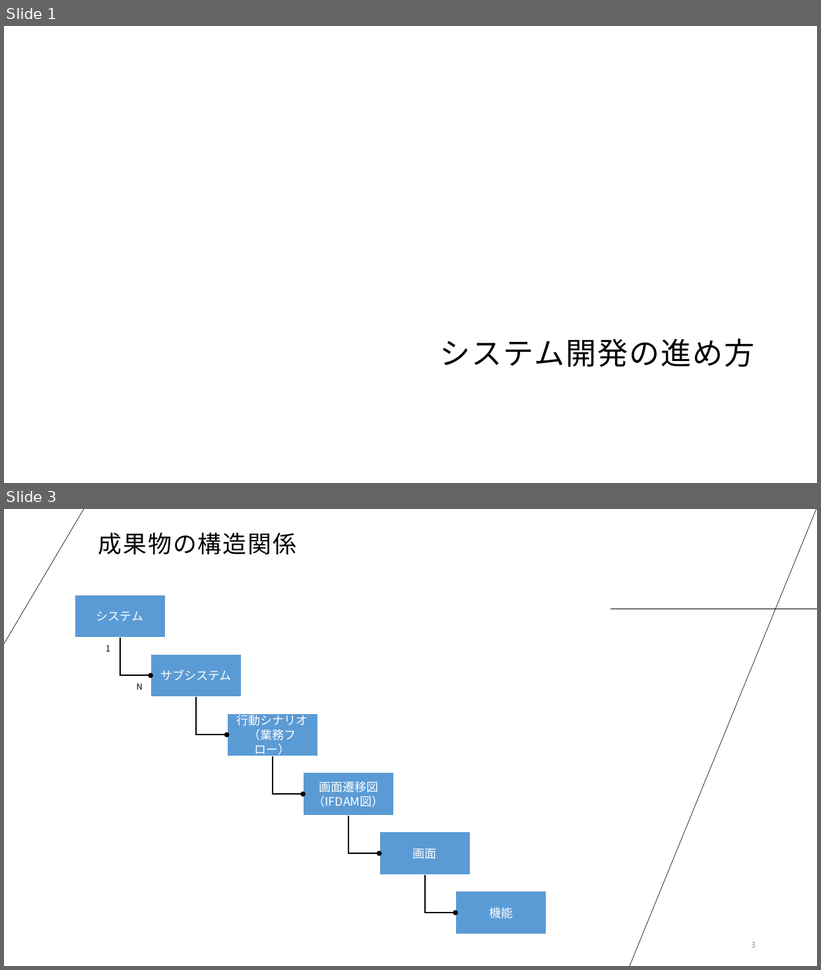
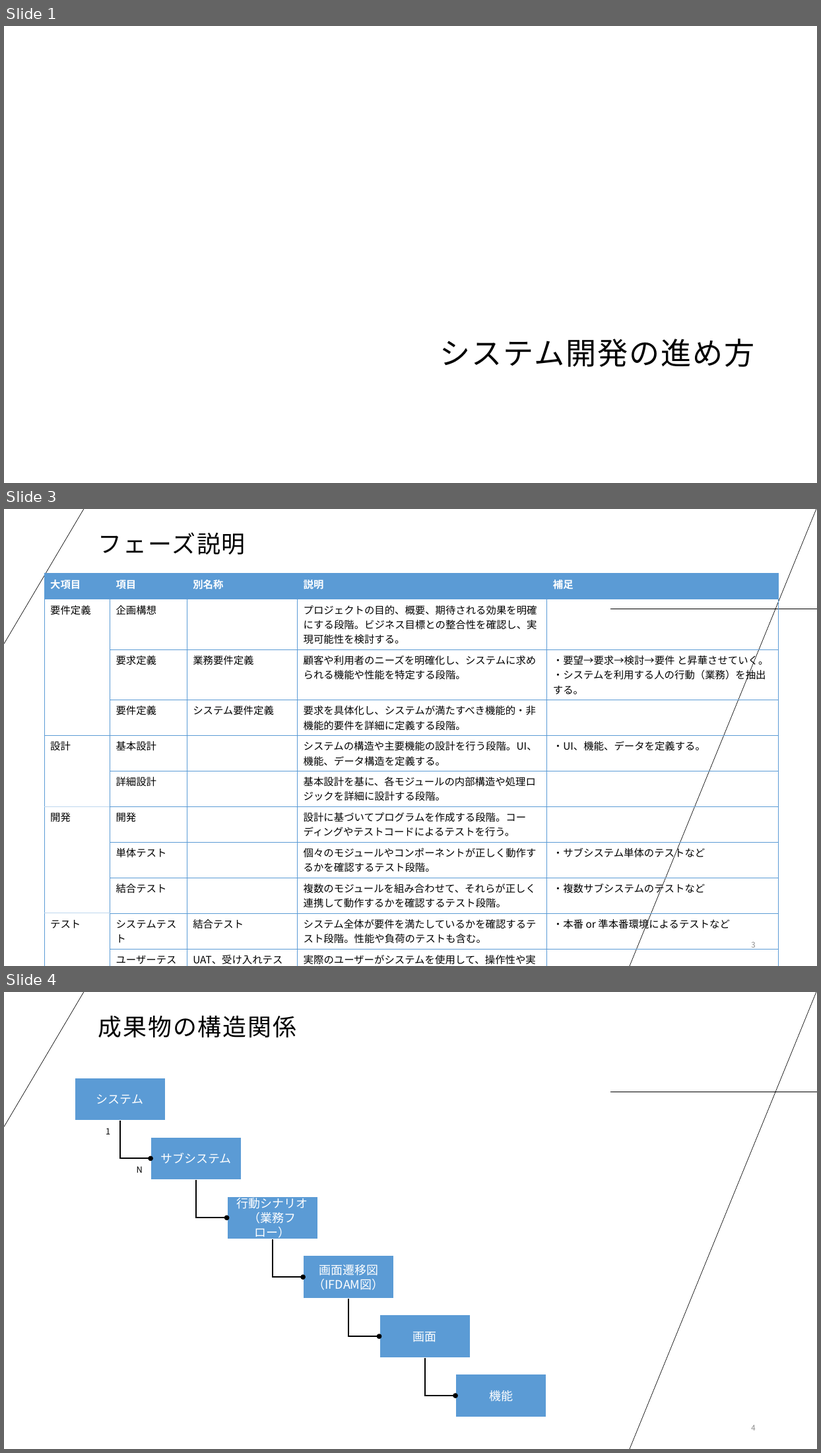
Before and after one commit to atman-33/system-dev-docs, a slide deck: water-fall/システム開発の進め方.pptx. Shown one above the other, each under a label of ours: slides 1 and 3 before the commit, slides 1, 3 and 4 after it; the slides between them are not shown. The pictures are 821x970 and 821x1453 pixels, drawn with LibreOffice and Linux fonts; fonts in the diff are those of the drawing; background and template pictures are left out. Boxes give left, top, right and bottom in pixels: in the first picture for what was removed or moved away, otherwise in the second. Text is boxed around its words. In the diff, an @@ line names an element or a change of style, - is before the commit and + after.

Commit message:
docs: 開発ドキュメントを更新

```diff
--- a/water-fall/システム開発の進め方.pptx
+++ b/water-fall/システム開発の進め方.pptx
@@ slide 3 added at bbox=[4, 509, 817, 966], background #FFFFFF; not listed: 3 template elements that a slide beside it also shows @@
@@ title added at bbox=[98, 532, 246, 555], 28 pt, text #000000 @@
+フェーズ説明
@@ table added at bbox=[44, 574, 778, 966], 11 rows, 5 columns @@
+大項目 | 項目 | 別名称 | 説明 | 補足
+要件定義 | 企画構想 |  | プロジェクトの目的、概要、期待される効果を明確にする段階。ビジネス目標との整合性を確認し、実現可能性を検討する。 | 
+ | 要求定義 | 業務要件定義 | 顧客や利用者のニーズを明確化し、システムに求められる機能や性能を特定する段階。 | ・要望→要求→検討→要件 と昇華させていく。 / ・システムを利用する人の行動（業務）を抽出する。
+ | 要件定義 | システム要件定義 | 要求を具体化し、システムが満たすべき機能的・非機能的要件を詳細に定義する段階。 | 
+設計 | 基本設計 |  | システムの構造や主要機能の設計を行う段階。UI、機能、データ構造を定義する。 | ・UI、機能、データを定義する。
+ | 詳細設計 |  | 基本設計を基に、各モジュールの内部構造や処理ロジックを詳細に設計する段階。 | 
+開発 | 開発 |  | 設計に基づいてプログラムを作成する段階。コーディングやテストコードによるテストを行う。 | 
+ | 単体テスト |  | 個々のモジュールやコンポーネントが正しく動作するかを確認するテスト段階。 | ・サブシステム単体のテストなど
+ | 結合テスト |  | 複数のモジュールを組み合わせて、それらが正しく連携して動作するかを確認するテスト段階。 | ・複数サブシステムのテストなど
+テスト | システムテスト | 結合テスト | システム全体が要件を満たしているかを確認するテスト段階。性能や負荷のテストも含む。 | ・本番 or 準本番環境によるテストなど
+ | ユーザーテスト | UAT、受け入れテスト | 実際のユーザーがシステムを使用して、操作性や実用性を確認するテスト段階。 | 
@@ page number added at bbox=[751, 942, 755, 950], 9 pt, text #8C8C8C @@
+3
@@ what was slide 3 is now slide 4 @@
@@ page number at bbox=[751, 1425, 755, 1431]: text changed @@
-3
+4
```
Also in this commit, not shown: 1 slide changed, 1 other file.
